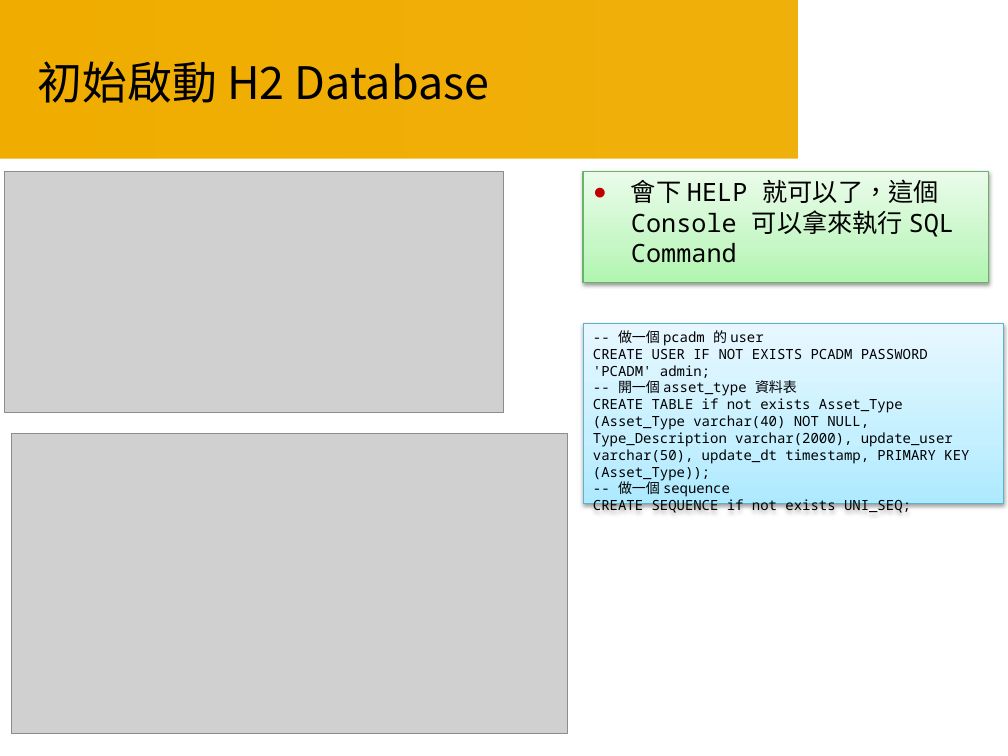
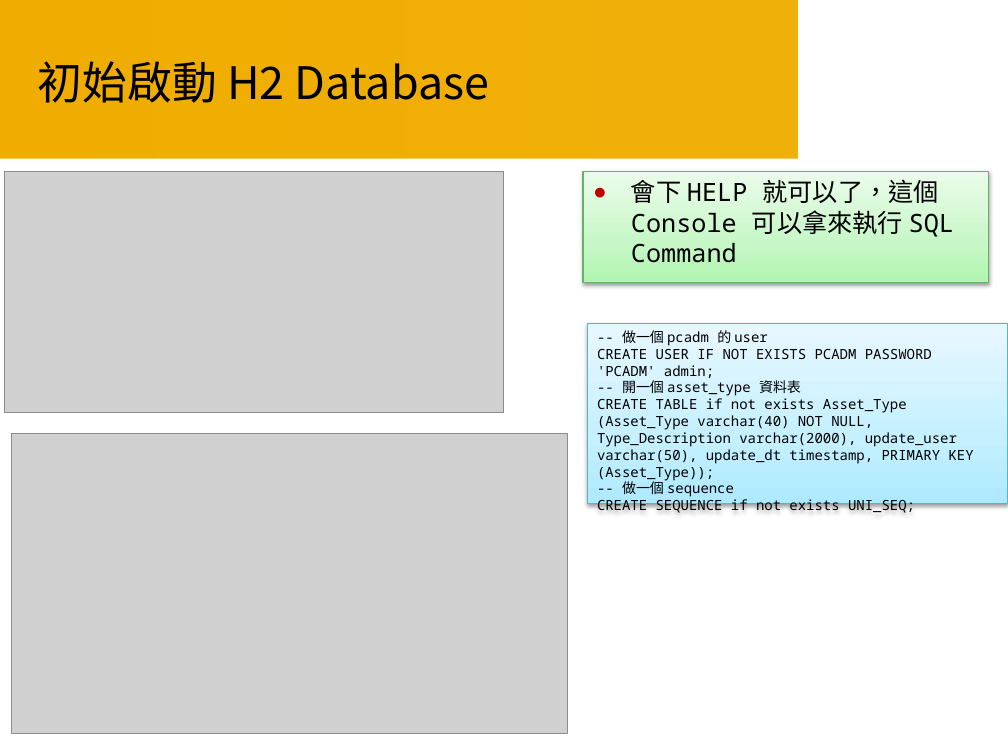
Before and after one commit to Smoker21/Course, a slide deck: slide 23 of Course05/Java Course 05.pptx. Drawn at 1008x756 pixels with LibreOffice and Linux fonts; fonts in the diff are those of the drawing; grey boxes stand for pictures; background and template pictures are left out. Boxes give left, top, right and bottom in pixels: in the first picture for what was removed or moved away, otherwise in the second. Text is boxed around its words. In the diff, an @@ line names an element or a change of style, - is before the commit and + after.

```diff
--- a/Course05/Java Course 05.pptx
+++ b/Course05/Java Course 05.pptx
@@ rectangle "-- 做一個 pcadm 的 user": place and size @@
-rectangle "-- 做一個 pcadm 的 user" at <box>583,324,1003,503</box>
+rectangle "-- 做一個 pcadm 的 user" at <box>587,324,1007,503</box>
```
Also in this commit, not shown: 3 other slides changed, 6 slides added, 1 slide removed, 9 other files.
